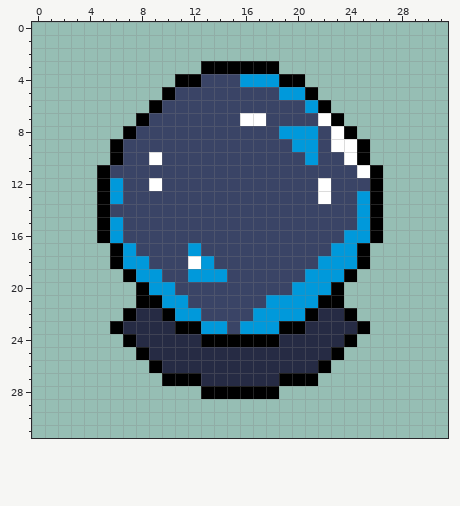
File history of a pixel-art sprite, Images/crystal-ball.png. The first picture shows the starting point.
The file is 32x32 pixels.
Once edited:
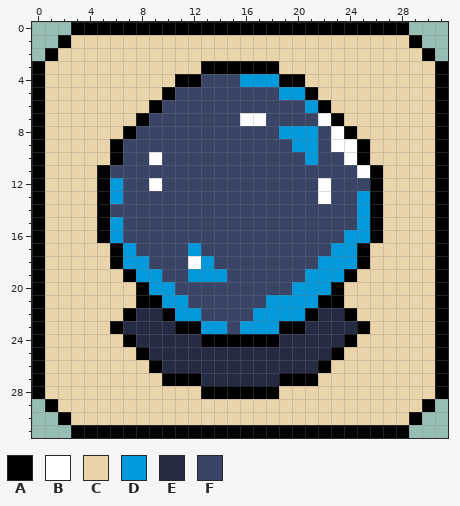
Palette (. is transparent): A #000000  B #ffffff  C #ead4aa  D #0099db  E #262b44  F #3a4466
Changes in this commit:
{"y":0,"x":3,"old":"..........................","new":"AAAAAAAAAAAAAAAAAAAAAAAAAA"}
{"y":1,"x":2,"old":"............................","new":"ACCCCCCCCCCCCCCCCCCCCCCCCCCA"}
{"y":2,"x":1,"old":"..............................","new":"ACCCCCCCCCCCCCCCCCCCCCCCCCCCCA"}
{"y":3,"x":0,"old":".............","new":"ACCCCCCCCCCCC"}
{"y":3,"x":19,"old":".............","new":"CCCCCCCCCCCCA"}
{"y":4,"x":0,"old":"...........","new":"ACCCCCCCCCC"}
{"y":4,"x":21,"old":"...........","new":"CCCCCCCCCCA"}
{"y":5,"x":0,"old":"..........","new":"ACCCCCCCCC"}
{"y":5,"x":22,"old":"..........","new":"CCCCCCCCCA"}
{"y":6,"x":0,"old":".........","new":"ACCCCCCCC"}
{"y":6,"x":23,"old":".........","new":"CCCCCCCCA"}
{"y":7,"x":0,"old":"........","new":"ACCCCCCC"}
{"y":7,"x":24,"old":"........","new":"CCCCCCCA"}
{"y":8,"x":0,"old":".......","new":"ACCCCCC"}
{"y":8,"x":25,"old":".......","new":"CCCCCCA"}
{"y":9,"x":0,"old":"......","new":"ACCCCC"}
{"y":9,"x":26,"old":"......","new":"CCCCCA"}
{"y":10,"x":0,"old":"......","new":"ACCCCC"}
{"y":10,"x":26,"old":"......","new":"CCCCCA"}
{"y":11,"x":0,"old":".....","new":"ACCCC"}
{"y":11,"x":27,"old":".....","new":"CCCCA"}
{"y":12,"x":0,"old":".....","new":"ACCCC"}
{"y":12,"x":27,"old":".....","new":"CCCCA"}
{"y":13,"x":0,"old":".....","new":"ACCCC"}
{"y":13,"x":27,"old":".....","new":"CCCCA"}
{"y":14,"x":0,"old":".....","new":"ACCCC"}
{"y":14,"x":27,"old":".....","new":"CCCCA"}
{"y":15,"x":0,"old":".....","new":"ACCCC"}
{"y":15,"x":27,"old":".....","new":"CCCCA"}
{"y":16,"x":0,"old":".....","new":"ACCCC"}
{"y":16,"x":27,"old":".....","new":"CCCCA"}
{"y":17,"x":0,"old":"......","new":"ACCCCC"}
{"y":17,"x":26,"old":"......","new":"CCCCCA"}
{"y":18,"x":0,"old":"......","new":"ACCCCC"}
{"y":18,"x":26,"old":"......","new":"CCCCCA"}
{"y":19,"x":0,"old":".......","new":"ACCCCCC"}
{"y":19,"x":25,"old":".......","new":"CCCCCCA"}
{"y":20,"x":0,"old":"........","new":"ACCCCCCC"}
{"y":20,"x":24,"old":"........","new":"CCCCCCCA"}
{"y":21,"x":0,"old":"........","new":"ACCCCCCC"}
{"y":21,"x":24,"old":"........","new":"CCCCCCCA"}
{"y":22,"x":0,"old":".......","new":"ACCCCCC"}
{"y":22,"x":25,"old":".......","new":"CCCCCCA"}
{"y":23,"x":0,"old":"......","new":"ACCCCC"}
{"y":23,"x":26,"old":"......","new":"CCCCCA"}
{"y":24,"x":0,"old":".......","new":"ACCCCCC"}
{"y":24,"x":25,"old":".......","new":"CCCCCCA"}
{"y":25,"x":0,"old":"........","new":"ACCCCCCC"}
{"y":25,"x":24,"old":"........","new":"CCCCCCCA"}
{"y":26,"x":0,"old":".........","new":"ACCCCCCCC"}
{"y":26,"x":23,"old":".........","new":"CCCCCCCCA"}
{"y":27,"x":0,"old":"..........","new":"ACCCCCCCCC"}
{"y":27,"x":22,"old":"..........","new":"CCCCCCCCCA"}
{"y":28,"x":0,"old":".............","new":"ACCCCCCCCCCCC"}
{"y":28,"x":19,"old":".............","new":"CCCCCCCCCCCCA"}
{"y":29,"x":1,"old":"..............................","new":"ACCCCCCCCCCCCCCCCCCCCCCCCCCCCA"}
{"y":30,"x":2,"old":"............................","new":"ACCCCCCCCCCCCCCCCCCCCCCCCCCA"}
{"y":31,"x":3,"old":"..........................","new":"AAAAAAAAAAAAAAAAAAAAAAAAAA"}
{"label":"added","picture_box":[32,22,448,438]}
